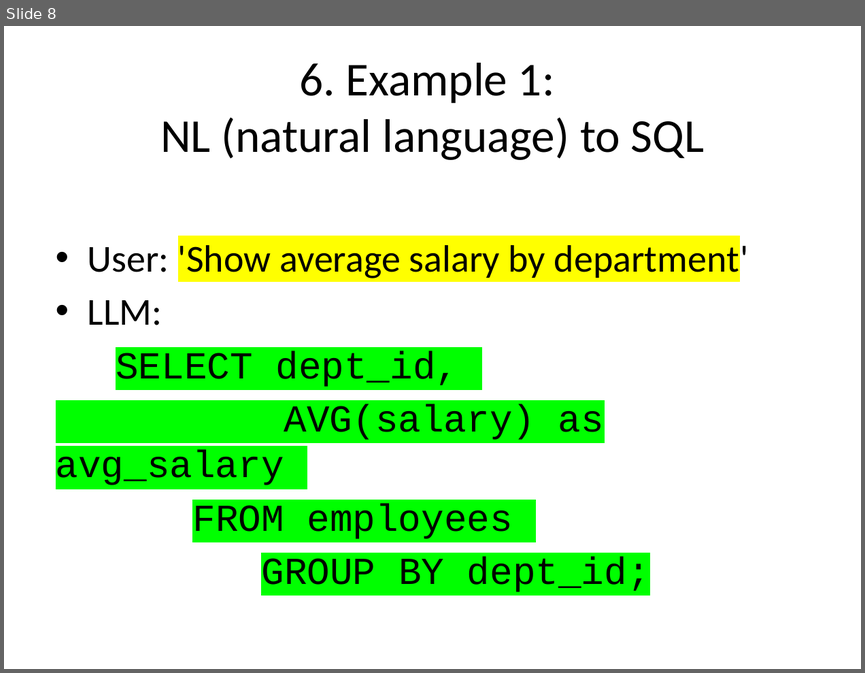
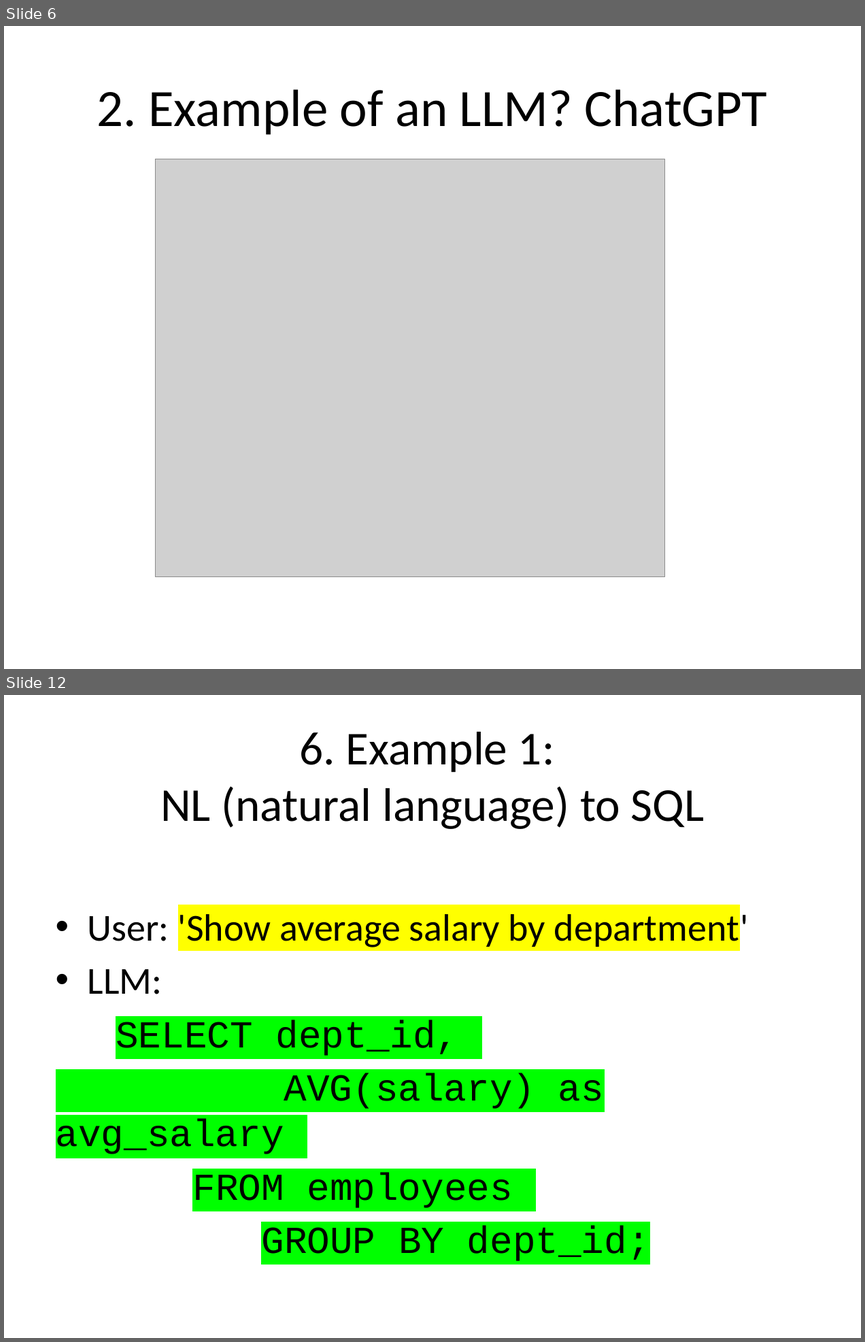
Before and after one commit to mahmoudparsian/data-warehousing, a slide deck: syllabus/week-11_LLM_SQL_integration/MySQL_LLM_Integration_Slides.pptx. Shown one above the other, each under a label of ours: slide 8 before the commit, slides 6 and 12 after it; the slides between them are not shown. The pictures are 865x673 and 865x1342 pixels, drawn with LibreOffice and Linux fonts; fonts in the diff are those of the drawing; grey boxes stand for pictures. Boxes give left, top, right and bottom in pixels: in the first picture for what was removed or moved away, otherwise in the second. Text is boxed around its words. In the diff, an @@ line names an element or a change of style, - is before the commit and + after.

```diff
--- a/syllabus/week-11_LLM_SQL_integration/MySQL_LLM_Integration_Slides.pptx
+++ b/syllabus/week-11_LLM_SQL_integration/MySQL_LLM_Integration_Slides.pptx
@@ slide 6 added at [4, 26, 861, 669], background #FFFFFF @@
@@ title added at [96, 89, 767, 135], 44 pt, text #000000 @@
+2. Example of an LLM? ChatGPT
@@ picture added at [156, 159, 664, 577] @@
@@ what was slide 8 is now slide 12 @@
```
Also in this commit, not shown: 7 slides changed, 3 other slides added, 4 other files.
